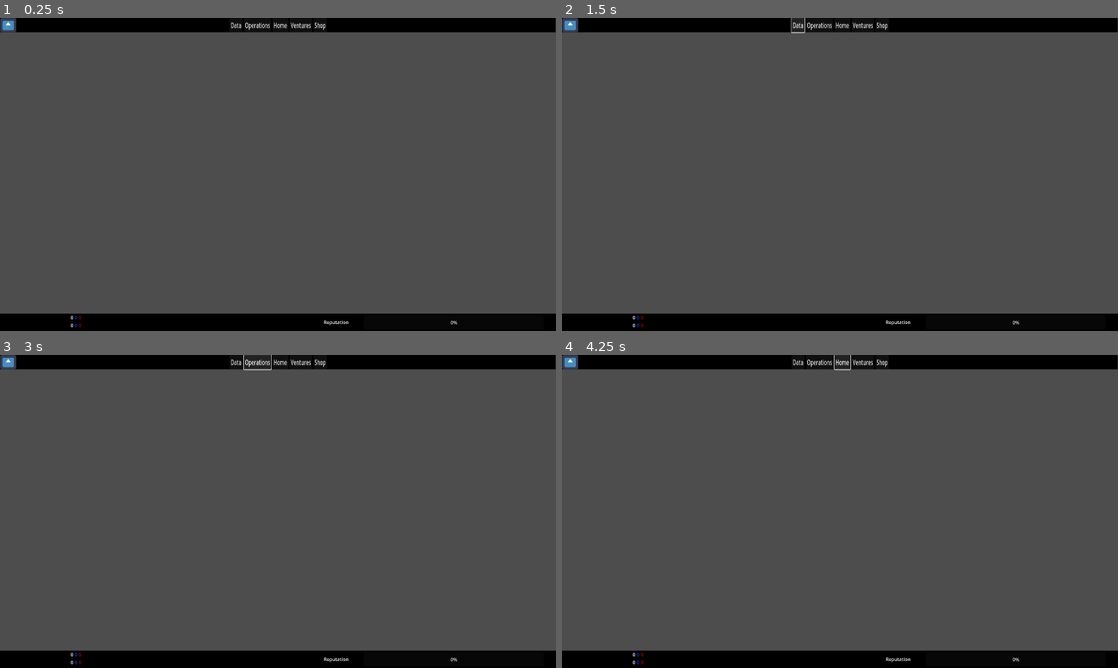
Above: before the commit, frames 1-4 (two rows, left to right).
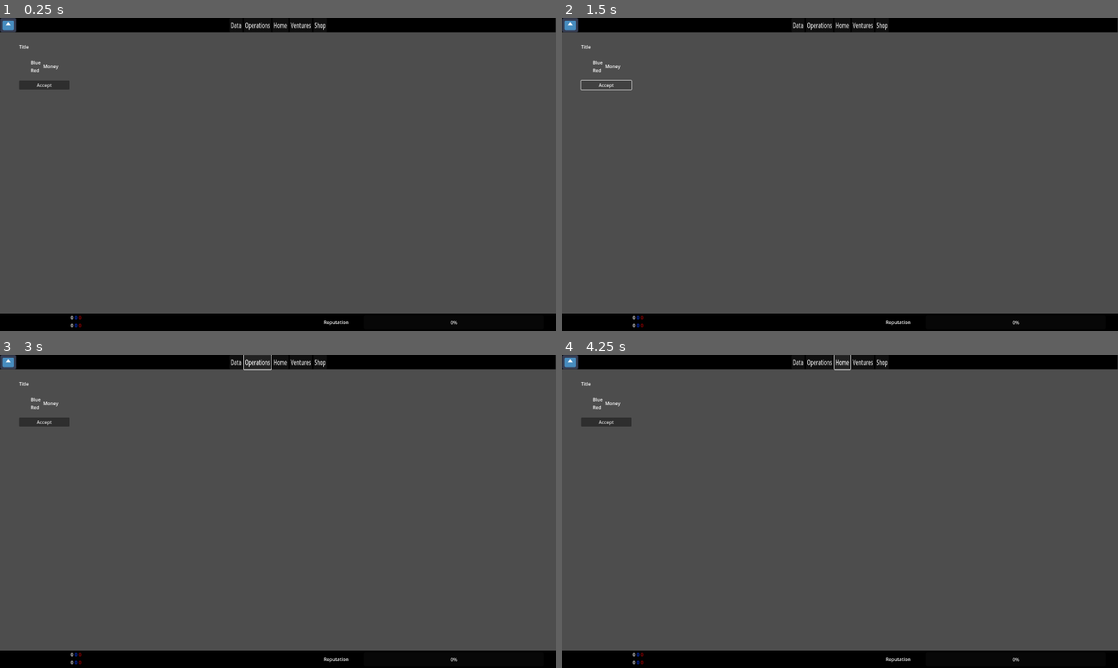
Above: after the commit, the same moments.

Repository: worrall1/PrivacyGame
Game: Godot game, scene res://Data.tscn
Two runs of this game, one before a commit and one after it. Both use one fixed random seed, a clock stepped at 60 frames per second and the inputs below. The project has no main scene, so this scene is started directly. The engine's default icon, where the game draws it, is replaced by a stand-in: a white triangle on a blue panel in a dark square.
Inputs:
- Up to frame 1 (0.25 s): no input
- Up to frame 2 (1.5 s): click "Data" at 0.5 s; click "Data" (after the commit: "Accept") at 1.25 s
- Up to frame 3 (3 s): click "Data" (after the commit: "Accept") at 2 s; click "Operations" at 2.75 s
- Up to frame 4 (4.25 s): click "Home" at 3.5 s

The runs differ from the first frame. In frame 1, 0.3% of the frame differs, in the area x 3-13%, y 8-23%; in frame 2, 0.2%; in frame 3, 0.3%; in frame 4, 0.3%.

Commit message:
DataOffer

Diff:
--- a/Data.tscn
+++ b/Data.tscn
@@ -1,7 +1,8 @@
-[gd_scene load_steps=3 format=3 uid="uid://vmjlfv37nhet"]
+[gd_scene load_steps=4 format=3 uid="uid://vmjlfv37nhet"]
 
 [ext_resource type="PackedScene" uid="uid://dvxejfu76p7vu" path="res://TopBar.tscn" id="1_kc13r"]
 [ext_resource type="PackedScene" uid="uid://sn6bydjgf6o5" path="res://BottomBar.tscn" id="2_lkrdd"]
+[ext_resource type="PackedScene" uid="uid://vdcnckar136l" path="res://DataOffer.tscn" id="3_kqmnx"]
 
 [node name="Data" type="Node2D"]
 
@@ -17,3 +18,6 @@
 offset_top = 85.0
 offset_right = 1861.0
 offset_bottom = 962.0
+
+[node name="NinePatchRect" parent="HFlowContainer" instance=ExtResource("3_kqmnx")]
+layout_mode = 2
--- /dev/null
+++ b/DataOffer.tscn
@@ -0,0 +1,55 @@
+[gd_scene load_steps=2 format=3 uid="uid://vdcnckar136l"]
+
+[ext_resource type="Texture2D" uid="uid://bvcl4nnyulyp0" path="res://Textures/Black.png" id="1_b5dt4"]
+
+[node name="NinePatchRect" type="NinePatchRect"]
+offset_right = 178.0
+offset_bottom = 159.0
+texture = ExtResource("1_b5dt4")
+
+[node name="VBoxContainer" type="VBoxContainer" parent="."]
+layout_mode = 0
+offset_left = 2.0
+offset_top = 3.0
+offset_right = 179.0
+offset_bottom = 160.0
+
+[node name="Title" type="Label" parent="VBoxContainer"]
+layout_mode = 2
+text = "Title"
+horizontal_alignment = 3
+
+[node name="Label" type="Label" parent="VBoxContainer"]
+layout_mode = 2
+
+[node name="HBoxContainer" type="HBoxContainer" parent="VBoxContainer"]
+layout_mode = 2
+alignment = 1
+
+[node name="VBoxContainer" type="VBoxContainer" parent="VBoxContainer/HBoxContainer"]
+layout_mode = 2
+
+[node name="BlueDataCost" type="Label" parent="VBoxContainer/HBoxContainer/VBoxContainer"]
+layout_mode = 2
+text = "Blue"
+
+[node name="RedDataCost" type="Label" parent="VBoxContainer/HBoxContainer/VBoxContainer"]
+layout_mode = 2
+text = "Red"
+
+[node name="ColorRect" type="ColorRect" parent="VBoxContainer/HBoxContainer"]
+layout_direction = 1
+layout_mode = 2
+color = Color(0.00392157, 0.00392157, 0.00392157, 1)
+
+[node name="Money" type="Label" parent="VBoxContainer/HBoxContainer"]
+layout_mode = 2
+text = "Money"
+
+[node name="Button" type="Button" parent="."]
+layout_mode = 2
+offset_left = 2.0
+offset_top = 131.0
+offset_right = 176.0
+offset_bottom = 157.0
+text = "Accept"
